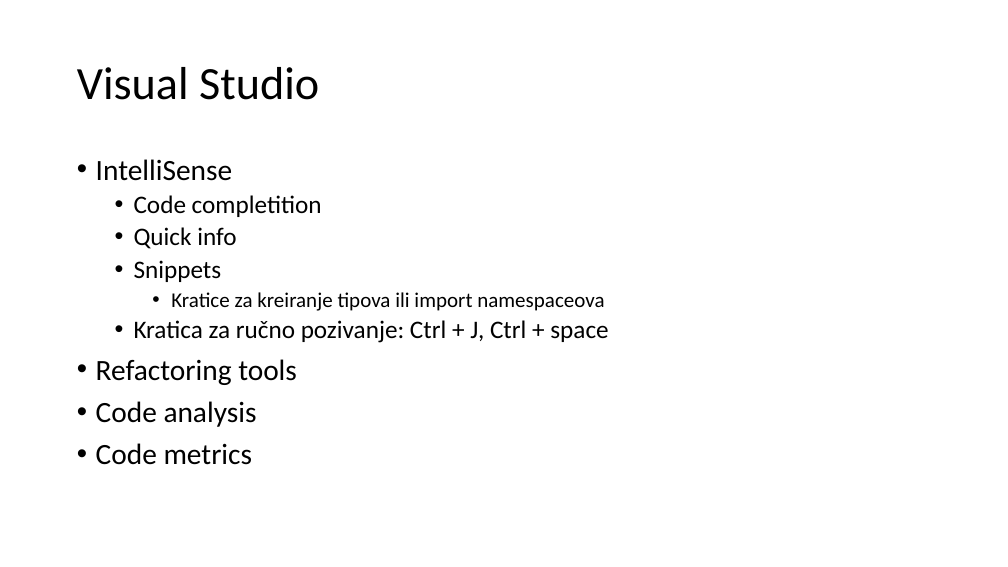
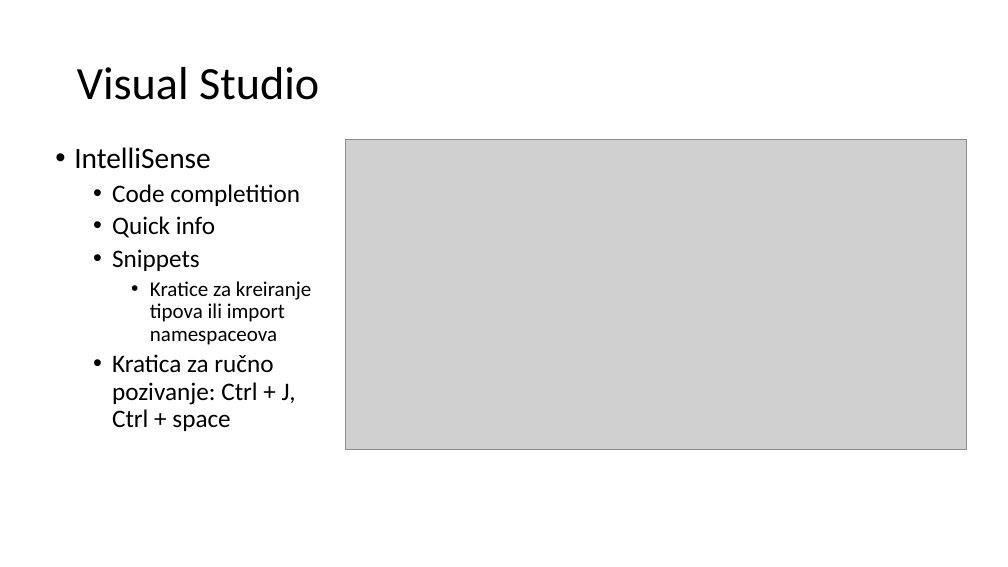
Before and after one commit to mmssniper/angular-workshop, a slide deck: slide 6 of prezentacije/1-3 Alati u razvoju.pptx. Drawn at 1008x567 pixels with LibreOffice and Linux fonts; fonts in the diff are those of the drawing; grey boxes stand for pictures. Boxes give left, top, right and bottom in pixels: in the first picture for what was removed or moved away, otherwise in the second. Text is boxed around its words. In the diff, an @@ line names an element or a change of style, - is before the commit and + after.

```diff
--- a/prezentacije/1-3 Alati u razvoju.pptx
+++ b/prezentacije/1-3 Alati u razvoju.pptx
@@ text "IntelliSense": place and size @@
-text "IntelliSense" at box(96, 159, 608, 465)
+text "IntelliSense" at box(74, 147, 311, 431)
@@ picture added at box(346, 140, 966, 450) @@
@@ text at box(96, 359, 297, 465): paragraphs removed @@
-• Refactoring tools
-• Code analysis
-• Code metrics
```
Also in this commit, not shown: 8 other slides changed, 6 slides added, 2 slides removed.
